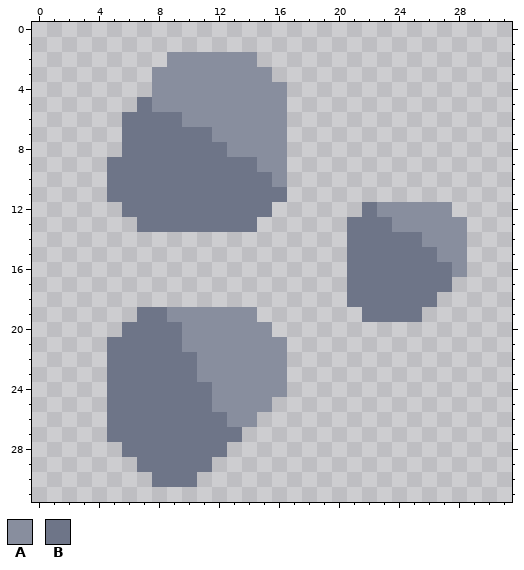
Pixel-art sprite, stored at assets/sprites/blocks/environment/ore-iron2.png. The picture above is the old version.
The file is 32x32 pixels. Colours within 5 levels of each other are drawn and written as one.
Palette (. is transparent): A #888e9e  B #6e7588
New version:
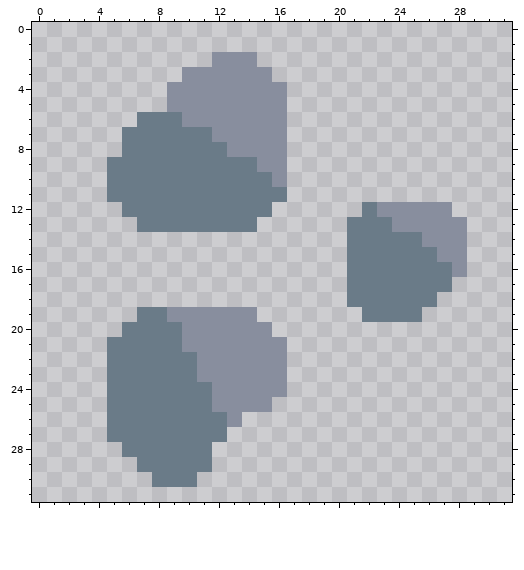
The author wrote: Made iron ore more dissimilar to lead
Diff:
colour B: #6e7588 -> #6a7b88
Changed rows in their new state; - is a pixel that keeps its letter.
first column x 6:
 2 ---...
 3 --..--
 4 --.---
 5 -..---
 6 .-----
first column x 12:
26 --.
27 -.-
28 .--
Boxes around the changes in both pictures, in picture pixels (x1, y1, x2, y2):
changed: (107, 52, 287, 232)
changed: (347, 202, 452, 322)
changed: (107, 307, 257, 487)
